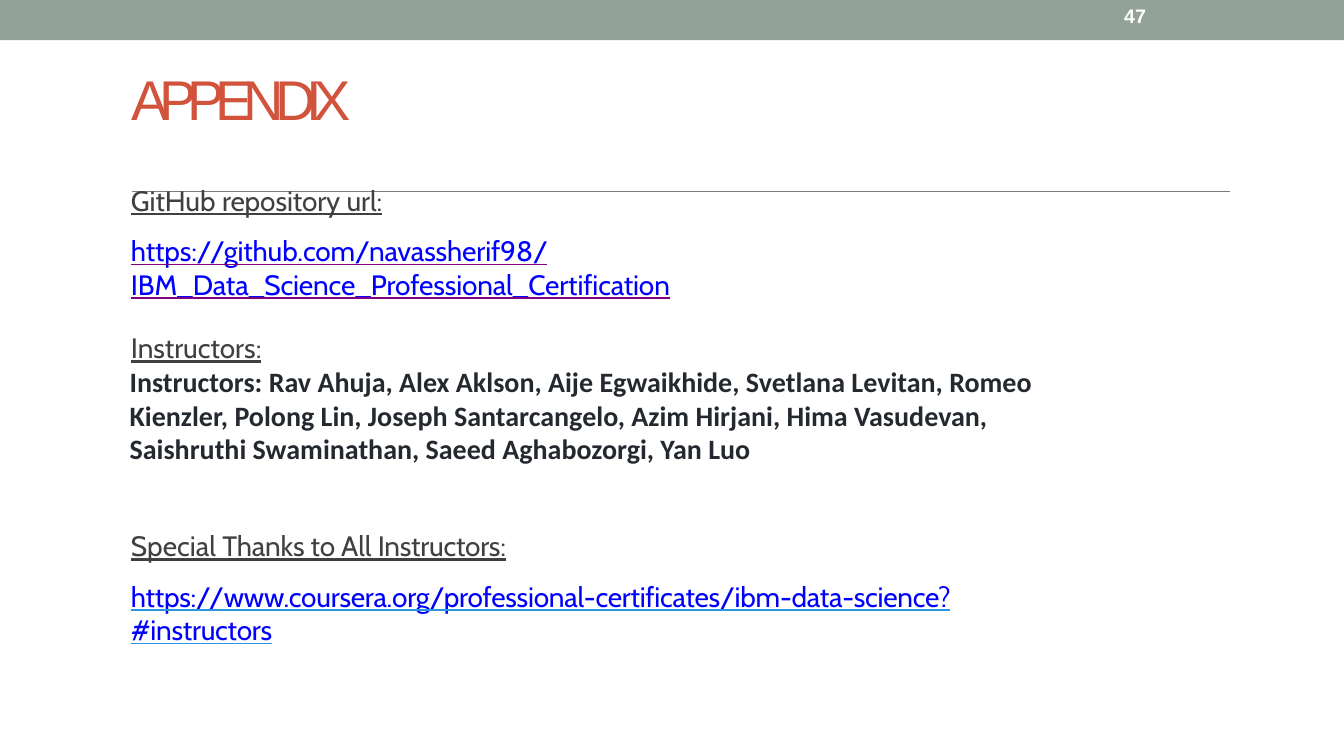
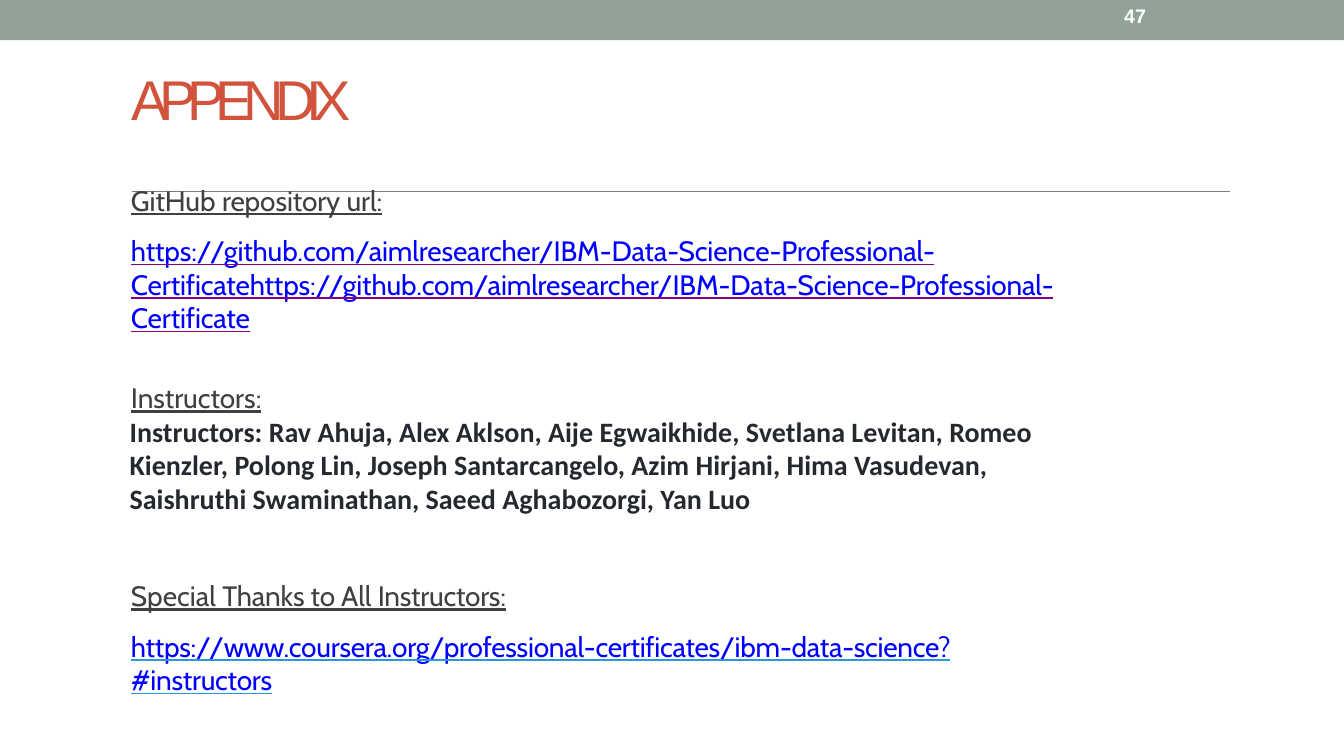
Before and after one commit to aimlresearcher/IBM-Data-Science-Professional-Certificate, a slide deck: slide 47 of COURSE 10 - Applied Data Science Capstone/Week 5 Present Your Data-Driven Insights/Data Science Journey.pptx. Drawn at 1344x756 pixels with LibreOffice and Linux fonts; fonts in the diff are those of the drawing. Boxes give left, top, right and bottom in pixels: in the first picture for what was removed or moved away, otherwise in the second. Text is boxed around its words. In the diff, an @@ line names an element or a change of style, - is before the commit and + after.

Commit message:
Data Science

```diff
--- a/COURSE 10 - Applied Data Science Capstone/Week 5 Present Your Data-Driven Insights/Data Science Journey.pptx
+++ b/COURSE 10 - Applied Data Science Capstone/Week 5 Present Your Data-Driven Insights/Data Science Journey.pptx
@@ text at bbox=[131, 240, 1054, 332]: text changed @@
-https://github.com/navassherif98/IBM_Data_Science_Professional_Certification
+https://github.com/aimlresearcher/IBM-Data-Science-Professional-Certificatehttps://github.com/aimlresearcher/IBM-Data-Science-Professional-Certificate
```
Also in this commit, not shown: 9 other slides changed, 1 other file.
